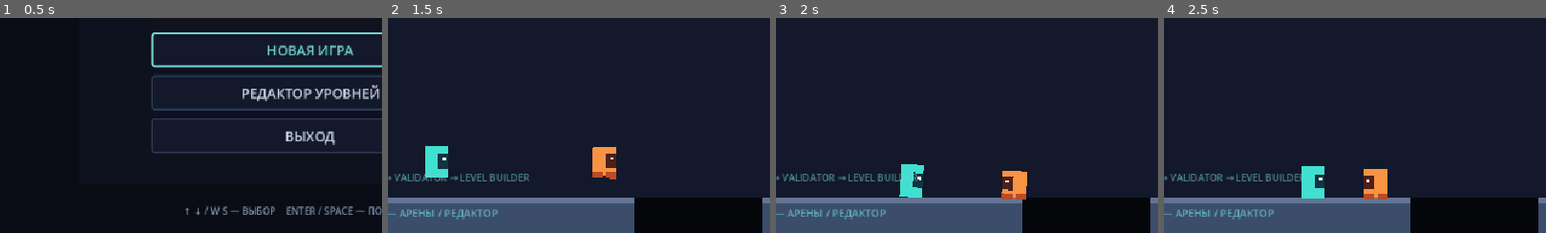
Above: before the commit, frames 1-4 (left to right).
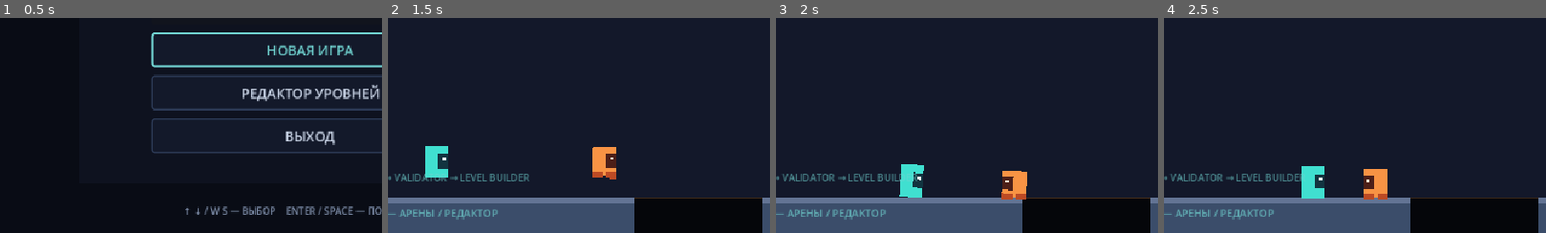
Above: after the commit, the same moments.

Repository: Vinatorul/pivotfall
Game: Godot game, scene res://scenes/main_menu.tscn
Same seed, same stepped clock (60 frames per second), same inputs: the game is played once before the commit and once after it.
Inputs (mouse positions are % of the whole screen's width and height, from its top left):
- Up to frame 1 (0.5 s): no input
- Up to frame 2 (1.5 s): click "НОВАЯ ИГРА" at 0.5 s; tap Enter (ui_accept) at 1.25 s; move the mouse to (72, 45) at 1.27 s; hold Right (ui_right) from 1.28 s (still down); tap R at 1.35 s; click (72, 45) at 1.42 s
- Up to frame 3 (2 s): keep holding Right (ui_right); tap Enter (ui_accept) at 1.52 s
- Up to frame 4 (2.5 s): release Right (ui_right) at 2 s; drag from (30, 55) to (31, 88) at 2.02 s
The pictures show only the part of the screen within x 9-59%, y 50-100%; the shares and areas given below are measured in that part.

Frame 1 is identical in both runs. In frame 2, 0.1% of the frame differs, in the area x 64-98%, y 83-84%; in frame 3, 0.1%; in frame 4, 0.1%.

Commit message:
feat: add pit fall feedback

Diff:
--- a/scenes/level_runtime_arena.tscn
+++ b/scenes/level_runtime_arena.tscn
@@ -1,7 +1,8 @@
-[gd_scene load_steps=6 format=3]
+[gd_scene load_steps=7 format=3]
 
 [ext_resource type="Script" path="res://scripts/levels/level_runtime_arena.gd" id="1_runtime"]
 [ext_resource type="Script" path="res://scripts/effects/arena_impact_feedback.gd" id="2_feedback"]
+[ext_resource type="Script" path="res://scripts/effects/arena_hazard_feedback.gd" id="3_hazard"]
 
 [sub_resource type="RectangleShape2D" id="RectangleShape2D_wall"]
 size = Vector2(32, 540)
@@ -30,6 +31,13 @@
 z_index = -8
 polygon = PackedVector2Array(32, 496, 928, 496, 928, 548, 32, 548)
 color = Color(0.02, 0.024, 0.043, 1)
+
+[node name="PitEdge" type="Line2D" parent="."]
+z_index = -7
+points = PackedVector2Array(32, 496, 928, 496)
+width = 2.0
+default_color = Color(0.925, 0.58, 0.267, 0.28)
+antialiased = true
 
 [node name="Geometry" type="Node2D" parent="."]
 
@@ -75,6 +83,11 @@
 enabled = true
 
 [node name="AudioPlayer" type="AudioStreamPlayer" parent="ImpactFeedback"]
+
+[node name="HazardFeedback" type="Node" parent="."]
+script = ExtResource("3_hazard")
+pit_band_path = NodePath("../PitBand")
+pit_edge_path = NodePath("../PitEdge")
 
 [node name="DeathZone" type="Area2D" parent="."]
 position = Vector2(480, 600)
--- a/scenes/player.tscn
+++ b/scenes/player.tscn
@@ -18,17 +18,19 @@
 [node name="CollisionShape2D" type="CollisionShape2D" parent="."]
 shape = SubResource("RectangleShape2D_player")
 
-[node name="Visual" type="Node2D" parent="."]
+[node name="FallVisualPivot" type="Node2D" parent="."]
 
-[node name="Body" type="Polygon2D" parent="Visual"]
+[node name="Visual" type="Node2D" parent="FallVisualPivot"]
+
+[node name="Body" type="Polygon2D" parent="FallVisualPivot/Visual"]
 polygon = PackedVector2Array(-14, -20, 14, -20, 14, 20, -14, 20)
 color = Color(0.251, 0.878, 0.816, 1)
 
-[node name="FacePanel" type="Polygon2D" parent="Visual"]
+[node name="FacePanel" type="Polygon2D" parent="FallVisualPivot/Visual"]
 polygon = PackedVector2Array(2, -10, 14, -10, 14, 8, 2, 8)
 color = Color(0.071, 0.204, 0.251, 1)
 
-[node name="Eye" type="Polygon2D" parent="Visual"]
+[node name="Eye" type="Polygon2D" parent="FallVisualPivot/Visual"]
 polygon = PackedVector2Array(7, -6, 11, -6, 11, -2, 7, -2)
 color = Color(0.941, 0.984, 0.984, 1)
 
--- a/scripts/arena.gd
+++ b/scripts/arena.gd
@@ -14,6 +14,7 @@
 
 @onready var death_zone: Area2D = $DeathZone
 @onready var status_label: Label = $UI/Status
+@onready var hazard_feedback: Node = get_node_or_null("HazardFeedback")
 
 var enemies_remaining := 0
 var restart_scheduled := false
@@ -44,6 +45,12 @@
 
 		status_label.text = "ПАДЕНИЕ  /  ПЕРЕЗАПУСК..."
 		_schedule_outcome(fall_restart_delay, false, Outcome.FALL)
+		body.begin_fall_out(fall_restart_delay)
+		if (
+			is_instance_valid(hazard_feedback)
+			and hazard_feedback.has_method("play_fall")
+		):
+			hazard_feedback.call("play_fall")
 		return
 
 	if restart_scheduled:
--- /dev/null
+++ b/scripts/effects/arena_hazard_feedback.gd
@@ -0,0 +1,109 @@
+class_name ArenaHazardFeedback
+extends Node
+
+const ALERT_EDGE_COLOR := Color(1.0, 0.78, 0.36, 1.0)
+const ALERT_BAND_COLOR := Color(0.15, 0.035, 0.055, 1.0)
+
+@export_node_path var pit_band_path: NodePath
+@export_node_path var pit_edge_path: NodePath
+@export_range(0.1, 3.0, 0.05) var idle_frequency := 0.55
+@export_range(0.0, 3.0, 0.05) var idle_width_boost := 0.35
+@export_range(0.0, 8.0, 0.1) var alert_width_boost := 2.6
+@export_range(0.05, 0.5, 0.01) var alert_duration := 0.18
+
+@onready var pit_band: Polygon2D = get_node_or_null(
+	pit_band_path
+) as Polygon2D
+@onready var pit_edge: Line2D = get_node_or_null(
+	pit_edge_path
+) as Line2D
+
+var base_band_color := Color.WHITE
+var base_edge_color := Color.WHITE
+var base_edge_width := 0.0
+var idle_cycle := 0.0
+var alert_elapsed := 0.0
+var is_alerting := false
+
+
+func _ready() -> void:
+	if not is_instance_valid(pit_band) or not is_instance_valid(pit_edge):
+		push_error("Arena hazard feedback is missing pit visuals.")
+		set_process(false)
+		return
+
+	base_band_color = pit_band.color
+	base_edge_color = pit_edge.default_color
+	base_edge_width = pit_edge.width
+	_apply_visual()
+
+
+func _process(delta: float) -> void:
+	idle_cycle = fmod(
+		idle_cycle + maxf(delta, 0.0) * idle_frequency,
+		1.0
+	)
+	if is_alerting:
+		alert_elapsed = minf(
+			alert_elapsed + maxf(delta, 0.0),
+			maxf(alert_duration, 0.001)
+		)
+		if alert_elapsed >= maxf(alert_duration, 0.001):
+			is_alerting = false
+	_apply_visual()
+
+
+func play_fall() -> bool:
+	if (
+		is_alerting
+		or not is_instance_valid(pit_band)
+		or not is_instance_valid(pit_edge)
+	):
+		return false
+
+	alert_elapsed = 0.0
+	is_alerting = true
+	_apply_visual()
+	return true
+
+
+func _apply_visual() -> void:
+	if not is_instance_valid(pit_band) or not is_instance_valid(pit_edge):
+		return
+
+	var idle_wave := 0.5 + 0.5 * sin(idle_cycle * TAU)
+	var alert_strength := 0.0
+	if is_alerting:
+		var progress := clampf(
+			alert_elapsed / maxf(alert_duration, 0.001),
+			0.0,
+			1.0
+		)
+		var decay := 1.0 - smoothstep(0.0, 1.0, progress)
+		var beat := 0.78 + 0.22 * cos(progress * TAU * 2.0)
+		alert_strength = decay * beat
+
+	var idle_alpha := base_edge_color.a * lerpf(
+		0.72,
+		1.0,
+		idle_wave
+	)
+	var idle_color := Color(
+		base_edge_color.r,
+		base_edge_color.g,
+		base_edge_color.b,
+		idle_alpha
+	)
+	pit_edge.width = (
+		base_edge_width
+		+ idle_width_boost * idle_wave
+		+ alert_width_boost * alert_strength
+	)
+	pit_edge.default_color = idle_color.lerp(
+		ALERT_EDGE_COLOR,
+		alert_strength
+	)
+	pit_band.color = base_band_color.lerp(
+		ALERT_BAND_COLOR,
+		alert_strength * 0.35
+	)
--- a/scripts/player.gd
+++ b/scripts/player.gd
@@ -56,11 +56,19 @@
 @export_category("Impact feedback")
 @export_range(1, 6, 1) var attack_hit_stop_frames := 3
 
+@export_category("Fall feedback")
+@export_range(0.0, 2.5, 0.01) var fall_spin_radians := 0.32
+@export_range(0.0, 64.0, 1.0) var fall_drop_distance := 40.0
+@export_range(0.01, 1.0, 0.01) var fall_end_scale := 0.08
+@export_range(0.0, 1.0, 0.01) var fall_end_alpha := 0.0
+@export_range(0.0, 0.3, 0.01) var fall_entry_squash := 0.1
+
 @export_category("Knockback")
 @export var knockback_lock_time := 0.22
 @export var knockback_drag := 520.0
 
-@onready var visual: Node2D = $Visual
+@onready var fall_visual_pivot: Node2D = $FallVisualPivot
+@onready var visual: Node2D = $FallVisualPivot/Visual
 @onready var attack_pivot: Node2D = $AttackPivot
 @onready var attack_area: Area2D = $AttackPivot/AttackArea
 @onready var attack_visual: Polygon2D = $AttackPivot/AttackVisual
@@ -87,6 +95,18 @@
 var base_visual_scale_y := 1.0
 var base_attack_visual_scale := Vector2.ONE
 var base_attack_visual_color := Color.WHITE
+var base_fall_pivot_position := Vector2.ZERO
+var base_fall_pivot_rotation := 0.0
+var base_fall_pivot_scale := Vector2.ONE
+var base_fall_pivot_modulate := Color.WHITE
+var fall_out_duration := 0.001
+var fall_out_elapsed := 0.0
+var fall_out_direction := 1.0
+var is_falling_out := false
+var fall_out_origin_position := Vector2.ZERO
+var fall_out_origin_rotation := 0.0
+var fall_out_origin_scale := Vector2.ONE
+var fall_out_origin_modulate := Color.WHITE
 
 
 func _ready() -> void:
@@ -97,6 +117,11 @@
 	base_visual_scale_y = visual.scale.y
 	base_attack_visual_scale = attack_visual.scale
 	base_attack_visual_color = attack_visual.color
+	base_fall_pivot_position = fall_visual_pivot.position
+	base_fall_pivot_rotation = fall_visual_pivot.rotation
+	base_fall_pivot_scale = fall_visual_pivot.scale
+	base_fall_pivot_modulate = fall_visual_pivot.modulate
+	_reset_fall_out_visual()
 	_reset_attack_pose()
 
 
@@ -111,6 +136,7 @@
 
 
 func _physics_process(delta: float) -> void:
+	_update_fall_out_animation(delta)
 	if _consume_impact_freeze_frame():
 		return
 
@@ -192,6 +218,29 @@
 	)
 
 
+func begin_fall_out(duration: float) -> bool:
+	if is_falling_out:
+		return false
+
+	fall_out_duration = maxf(duration, 0.001)
+	fall_out_elapsed = 0.0
+	fall_out_direction = signf(velocity.x)
+	if is_zero_approx(fall_out_direction):
+		fall_out_direction = facing_direction
+	if is_zero_approx(fall_out_direction):
+		fall_out_direction = 1.0
+	var visual_global_transform := fall_visual_pivot.global_transform
+	fall_visual_pivot.set_as_top_level(true)
+	fall_visual_pivot.global_transform = visual_global_transform
+	fall_out_origin_position = fall_visual_pivot.position
+	fall_out_origin_rotation = fall_visual_pivot.rotation
+	fall_out_origin_scale = fall_visual_pivot.scale
+	fall_out_origin_modulate = fall_visual_pivot.modulate
+	is_falling_out = true
+	_apply_fall_out_visual()
+	return true
+
+
 func is_impact_frozen() -> bool:
 	return impact_freeze_frames_remaining > 0
 
@@ -512,6 +561,68 @@
 	visual.scale.y = base_visual_scale_y * body_scale_y
 
 
+func _update_fall_out_animation(delta: float) -> void:
+	if not is_falling_out:
+		return
+	fall_out_elapsed = minf(
+		fall_out_elapsed + maxf(delta, 0.0),
+		fall_out_duration
+	)
+	_apply_fall_out_visual()
+
+
+func _apply_fall_out_visual() -> void:
+	var progress := clampf(
+		fall_out_elapsed / maxf(fall_out_duration, 0.001),
+		0.0,
+		1.0
+	)
+	var scale_progress := smoothstep(0.08, 1.0, progress)
+	var rotation_progress := smoothstep(0.1, 0.8, progress)
+	var fade_progress := smoothstep(0.46, 1.0, progress)
+	var entry_strength := 1.0 - smoothstep(
+		0.0,
+		0.14,
+		progress
+	)
+	var uniform_scale := lerpf(
+		1.0,
+		fall_end_scale,
+		scale_progress
+	)
+	fall_visual_pivot.position = fall_out_origin_position + Vector2(
+		0.0,
+		fall_drop_distance * pow(progress, 1.55)
+	)
+	fall_visual_pivot.rotation = (
+		fall_out_origin_rotation
+		+ fall_spin_radians * fall_out_direction * rotation_progress
+	)
+	fall_visual_pivot.scale = fall_out_origin_scale * Vector2(
+		uniform_scale * (1.0 + fall_entry_squash * entry_strength),
+		uniform_scale * (1.0 - fall_entry_squash * entry_strength)
+	)
+	var alpha := fall_out_origin_modulate.a * lerpf(
+		1.0,
+		fall_end_alpha,
+		fade_progress
+	)
+	fall_visual_pivot.modulate = Color(
+		fall_out_origin_modulate.r,
+		fall_out_origin_modulate.g,
+		fall_out_origin_modulate.b,
+		alpha
+	)
+
+
+func _reset_fall_out_visual() -> void:
+	fall_visual_pivot.set_as_top_level(false)
+	fall_visual_pivot.position = base_fall_pivot_position
+	fall_visual_pivot.rotation = base_fall_pivot_rotation
+	fall_visual_pivot.scale = base_fall_pivot_scale
+	fall_visual_pivot.modulate = base_fall_pivot_modulate
+
+
 func _air_lean() -> float:
 	var horizontal_speed_ratio := clampf(
 		absf(velocity.x) / maxf(move_speed, 1.0),
--- /dev/null
+++ b/tests/hazard_feedback_smoke.gd
@@ -0,0 +1,263 @@
+extends SceneTree
+
+const RUNTIME_SCENE := preload(
+	"res://scenes/level_runtime_arena.tscn"
+)
+
+var failures: Array[String] = []
+
+
+func _initialize() -> void:
+	call_deferred("_run")
+
+
+func _run() -> void:
+	await _test_hazard_feedback_lifecycle()
+
+	if failures.is_empty():
+		print("HAZARD_FEEDBACK_SMOKE_OK")
+		quit(0)
+		return
+
+	for failure: String in failures:
+		push_error(failure)
+	quit(1)
+
+
+func _test_hazard_feedback_lifecycle() -> void:
+	var arena := RUNTIME_SCENE.instantiate() as LevelRuntimeArena
+	arena.fall_restart_delay = 10.0
+	var hazard := arena.get_node(
+		"HazardFeedback"
+	) as ArenaHazardFeedback
+	hazard.set_process(false)
+	root.add_child(arena)
+	await process_frame
+
+	_expect(arena.level_loaded, "Hazard fixture did not load.")
+	if not arena.level_loaded:
+		arena.queue_free()
+		await process_frame
+		return
+
+	var player := arena.get_level_object("player_start") as Player
+	player.set_physics_process(false)
+	var pit_band := arena.get_node("PitBand") as Polygon2D
+	var pit_edge := arena.get_node("PitEdge") as Line2D
+	var death_shape_node := arena.death_zone.get_node(
+		"CollisionShape2D"
+	) as CollisionShape2D
+	var death_shape := death_shape_node.shape as RectangleShape2D
+	var player_shape_node := player.get_node(
+		"CollisionShape2D"
+	) as CollisionShape2D
+	var player_shape := player_shape_node.shape as RectangleShape2D
+
+	var pit_band_transform := pit_band.transform
+	var pit_band_polygon := pit_band.polygon.duplicate()
+	var pit_edge_transform := pit_edge.transform
+	var pit_edge_points := pit_edge.points.duplicate()
+	var death_zone_transform := arena.death_zone.transform
+	var death_shape_transform := death_shape_node.transform
+	var death_shape_size := death_shape.size
+	var death_layer := arena.death_zone.collision_layer
+	var death_mask := arena.death_zone.collision_mask
+	var death_monitoring := arena.death_zone.monitoring
+	var player_transform := player.transform
+	var player_shape_transform := player_shape_node.transform
+	var player_shape_size := player_shape.size
+	var player_layer := player.collision_layer
+	var player_mask := player.collision_mask
+	var attack_pivot_transform := player.attack_pivot.transform
+	var visual_transform := player.visual.transform
+	var fall_delay := arena.fall_restart_delay
+	var clear_delay := arena.clear_restart_delay
+	var move_speed := player.move_speed
+	var maximum_fall_speed := player.maximum_fall_speed
+	var attack_active_time := player.attack_active_time
+	var fall_spin := player.fall_spin_radians
+	var fall_drop := player.fall_drop_distance
+	var fall_end_scale := player.fall_end_scale
+	var fall_end_alpha := player.fall_end_alpha
+	var fall_entry_squash := player.fall_entry_squash
+
+	var idle_width_before := pit_edge.width
+	var idle_color_before := pit_edge.default_color
+	hazard._process(1.0 / (4.0 * hazard.idle_frequency))
+	_expect(
+		pit_edge.width > idle_width_before
+		and not pit_edge.default_color.is_equal_approx(
+			idle_color_before
+		)
+		and pit_band.color.is_equal_approx(hazard.base_band_color)
+		and pit_band.transform.is_equal_approx(pit_band_transform)
+		and pit_band.polygon == pit_band_polygon
+		and pit_edge.transform.is_equal_approx(pit_edge_transform)
+		and pit_edge.points == pit_edge_points
+		and arena.pending_outcome == Arena.Outcome.NONE
+		and not player.is_falling_out,
+		"Idle pit pulse changed geometry or gameplay state."
+	)
+
+	player.velocity = Vector2(-180.0, 360.0)
+	var player_velocity := player.velocity
+	var fall_global_before := player.fall_visual_pivot.global_transform
+	var fall_modulate_before := player.fall_visual_pivot.modulate
+	var generation_before := arena.outcome_generation
+	arena.death_zone.body_entered.emit(player)
+	_expect(
+		arena.restart_scheduled
+		and not arena.advance_after_delay
+		and arena.pending_outcome == Arena.Outcome.FALL
+		and arena.outcome_generation == generation_before + 1
+		and arena.status_label.text == "ПАДЕНИЕ  /  ПЕРЕЗАПУСК..."
+		and player.is_falling_out
+		and is_equal_approx(player.fall_out_duration, fall_delay)
+		and is_zero_approx(player.fall_out_elapsed)
+		and player.fall_out_direction < 0.0
+		and player.fall_visual_pivot.is_set_as_top_level()
+		and player.fall_visual_pivot.global_position.is_equal_approx(
+			fall_global_before.origin
+		)
+		and player.fall_visual_pivot.scale.x
+		> fall_global_before.get_scale().x
+		and player.fall_visual_pivot.scale.y
+		< fall_global_before.get_scale().y
+		and player.fall_visual_pivot.modulate.is_equal_approx(
+			fall_modulate_before
+		)
+		and hazard.is_alerting
+		and is_zero_approx(hazard.alert_elapsed)
+		and pit_edge.width
+		> hazard.base_edge_width + hazard.alert_width_boost
+		and not pit_band.color.is_equal_approx(hazard.base_band_color),
+		"First DeathZone entry did not start fall feedback immediately."
+	)
+
+	player.call("_update_fall_out_animation", fall_delay * 0.5)
+	hazard._process(hazard.alert_duration * 0.5)
+	var generation_mid := arena.outcome_generation
+	var fall_elapsed_mid := player.fall_out_elapsed
+	var fall_transform_mid := player.fall_visual_pivot.transform
+	var alert_elapsed_mid := hazard.alert_elapsed
+	var alert_width_mid := pit_edge.width
+	var alert_band_mid := pit_band.color
+	arena.death_zone.body_entered.emit(player)
+	_expect(
+		arena.outcome_generation == generation_mid
+		and is_equal_approx(player.fall_out_elapsed, fall_elapsed_mid)
+		and player.fall_visual_pivot.transform.is_equal_approx(
+			fall_transform_mid
+		)
+		and is_equal_approx(hazard.alert_elapsed, alert_elapsed_mid)
+		and is_equal_approx(pit_edge.width, alert_width_mid)
+		and pit_band.color.is_equal_approx(alert_band_mid),
+		"Repeated DeathZone entry restarted visual or outcome state."
+	)
+
+	var origin_scale := fall_global_before.get_scale()
+	_expect(
+		player.fall_visual_pivot.position.y
+		> fall_global_before.origin.y
+		and player.fall_visual_pivot.rotation
+		< fall_global_before.get_rotation()
+		and player.fall_visual_pivot.scale.x < origin_scale.x
+		and player.fall_visual_pivot.scale.y < origin_scale.y
+		and player.fall_visual_pivot.modulate.a
+		<= fall_modulate_before.a
+		and player.transform.is_equal_approx(player_transform)
+		and player.velocity.is_equal_approx(player_velocity)
+		and player.attack_pivot.transform.is_equal_approx(
+			attack_pivot_transform
+		)
+		and player.visual.transform.is_equal_approx(visual_transform)
+		and pit_edge.width > hazard.base_edge_width
+		and not pit_band.color.is_equal_approx(hazard.base_band_color),
+		"Fall midpoint changed physics or missed its visual pose."
+	)
+
+	hazard._process(hazard.alert_duration * 0.5)
+	_expect(
+		not hazard.is_alerting
+		and is_equal_approx(
+			hazard.alert_elapsed,
+			hazard.alert_duration
+		)
+		and pit_band.color.is_equal_approx(hazard.base_band_color)
+		and pit_edge.width
+		<= hazard.base_edge_width + hazard.idle_width_boost,
+		"Pit alert did not return to its idle visual after 180 ms."
+	)
+
+	player.call("_update_fall_out_animation", fall_delay * 0.5)
+	_expect(
+		is_equal_approx(player.fall_out_elapsed, fall_delay)
+		and is_equal_approx(
+			player.fall_visual_pivot.position.y,
+			fall_global_before.origin.y + player.fall_drop_distance
+		)
+		and is_equal_approx(
+			player.fall_visual_pivot.rotation,
+			fall_global_before.get_rotation() - player.fall_spin_radians
+		)
+		and player.fall_visual_pivot.scale.is_equal_approx(
+			origin_scale * player.fall_end_scale
+		)
+		and is_equal_approx(
+			player.fall_visual_pivot.modulate.a,
+			fall_modulate_before.a * player.fall_end_alpha
+		),
+		"Fall visual did not reach and hold its terminal pose."
+	)
+
+	_expect(
+		arena.death_zone.transform.is_equal_approx(death_zone_transform)
+		and death_shape_node.transform.is_equal_approx(
+			death_shape_transform
+		)
+		and death_shape.size.is_equal_approx(death_shape_size)
+		and arena.death_zone.collision_layer == death_layer
+		and arena.death_zone.collision_mask == death_mask
+		and arena.death_zone.monitoring == death_monitoring
+		and player.transform.is_equal_approx(player_transform)
+		and player_shape_node.transform.is_equal_approx(
+			player_shape_transform
+		)
+		and player_shape.size.is_equal_approx(player_shape_size)
+		and player.collision_layer == player_layer
+		and player.collision_mask == player_mask
+		and is_equal_approx(arena.fall_restart_delay, fall_delay)
+		and is_equal_approx(arena.clear_restart_delay, clear_delay)
+		and is_equal_approx(player.move_speed, move_speed)
+		and is_equal_approx(
+			player.maximum_fall_speed,
+			maximum_fall_speed
+		)
+		and is_equal_approx(
+			player.attack_active_time,
+			attack_active_time
+		)
+		and is_equal_approx(player.fall_spin_radians, fall_spin)
+		and is_equal_approx(player.fall_drop_distance, fall_drop)
+		and is_equal_approx(player.fall_end_scale, fall_end_scale)
+		and is_equal_approx(player.fall_end_alpha, fall_end_alpha)
+		and is_equal_approx(
+			player.fall_entry_squash,
+			fall_entry_squash
+		),
+		"Hazard feedback changed collision, timing, or gameplay tuning."
+	)
+
+	var arena_ref: WeakRef = weakref(arena)
+	var player_ref: WeakRef = weakref(player)
+	arena.queue_free()
+	await process_frame
+	_expect(
+		arena_ref.get_ref() == null and player_ref.get_ref() == null,
+		"Hazard feedback did not clean up before its restart timer."
+	)
+
+
+func _expect(condition: bool, message: String) -> void:
+	if not condition:
+		failures.append(message)
Not shown, added: scripts/effects/arena_hazard_feedback.gd.uid
Not shown, added: tests/hazard_feedback_smoke.gd.uid
Not shown, changed: docs/WORKLOG.md
